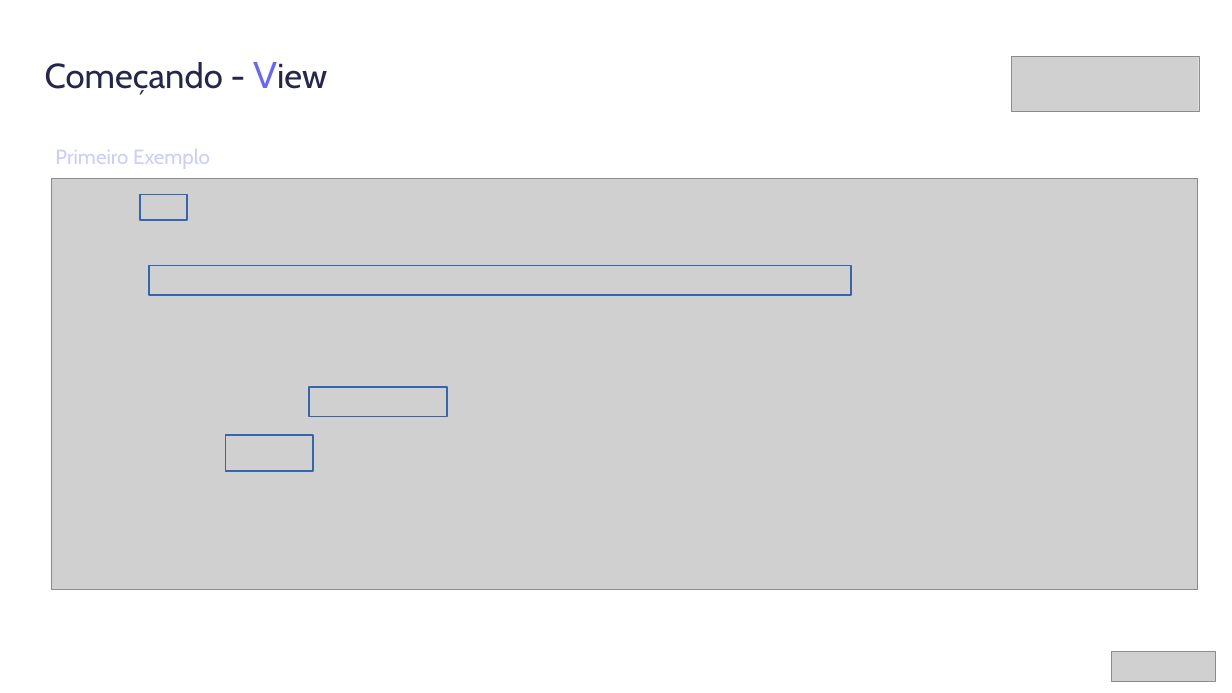
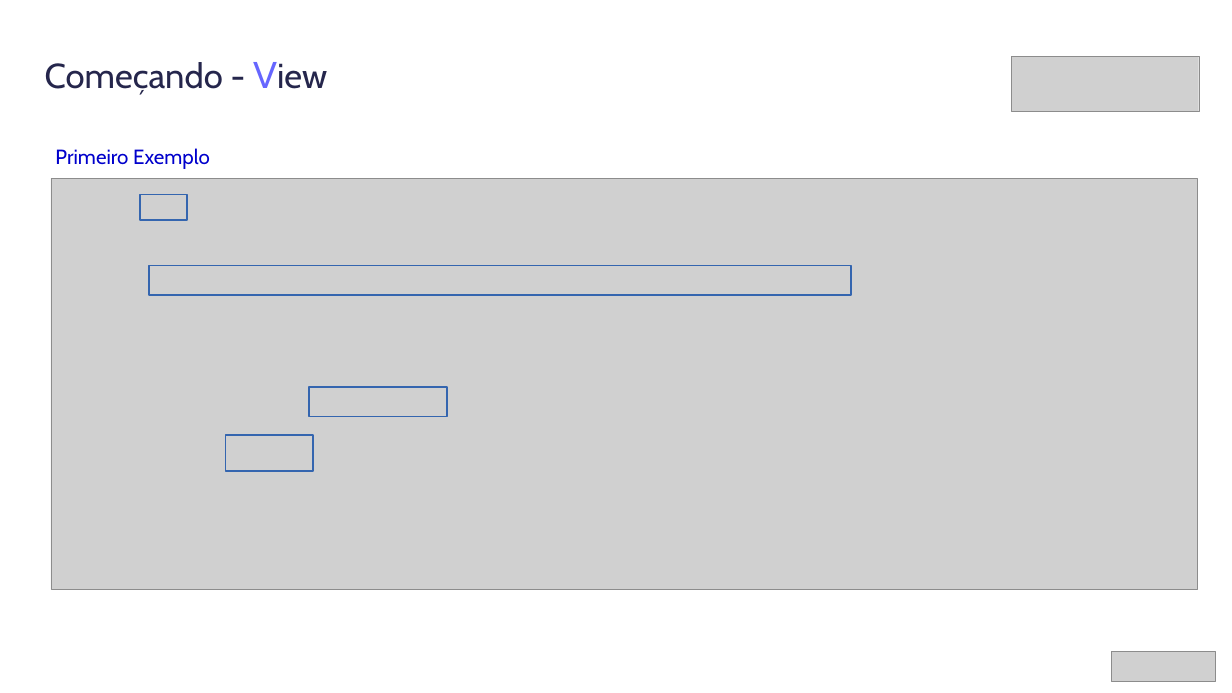
Before and after one commit to lucasperez/apresentacao-angular, a slide deck: slide 6 of apresentacao-ideais-conf-2013.ppt. Drawn at 1232x693 pixels with LibreOffice and Linux fonts; fonts in the diff are those of the drawing; grey boxes stand for pictures; background and template pictures are left out. Boxes give left, top, right and bottom in pixels: in the first picture for what was removed or moved away, otherwise in the second. Text is boxed around its words. In the diff, an @@ line names an element or a change of style, - is before the commit and + after.

```diff
--- a/apresentacao-ideais-conf-2013.ppt
+++ b/apresentacao-ideais-conf-2013.ppt
@@ text "Primeiro Exemplo" at [55, 148, 210, 169]: text colour #CCCCFF to #0000CC @@
```
Also in this commit, not shown: 4 other slides changed.
